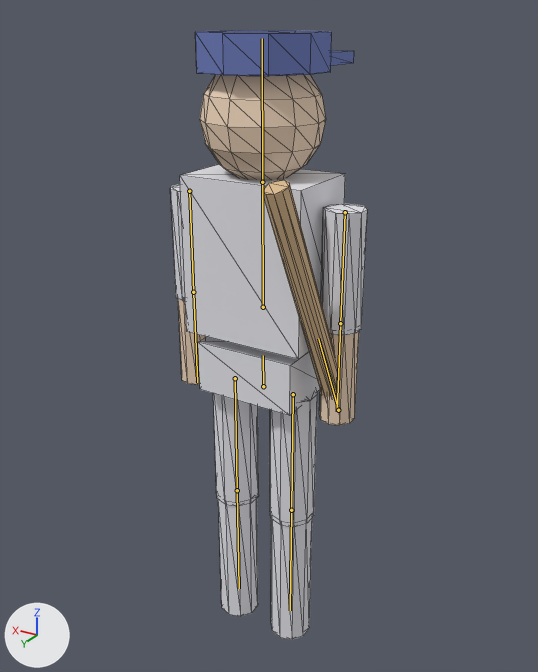
One commit to the glTF model src/game/models/player.glb: the scene before it, then after it.
Camera for both pictures: a 50 mm lens placed at (-1.02, 1.669, 1.901), pointed at (0.002, -0.035, 1.049). The lights are fixed; the arrows at lower left show +X, +Y and +Z. The picture after the commit comes second. Both versions are drawn at frame 1 of the action 'Idle'; the numbers are the values there. The bones that bend it are drawn over the model as lines. Mesh edges are drawn as thin lines.

In view in the first picture: 'PlayerBody'.
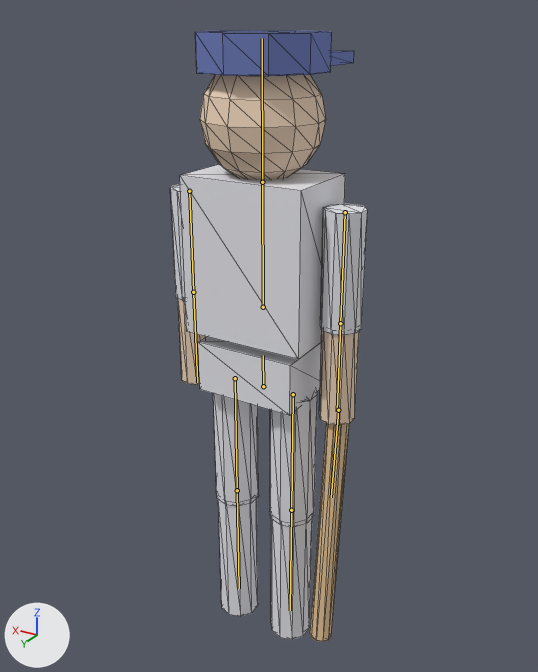
Boxes [x1, y1, x2, y2] around the edits, measured in the pictures (538 x 672 px):
'PlayerBody', posed: before [170, 30, 367, 640]; after [170, 30, 367, 642]
bone 'Bat', root to tip: before (338, 410) to (318, 338); after (338, 410) to (331, 497)

The edits, one by one:
Bone 'Bat' (bone_bat) turns from (0, 0, 0) to (-149, 0, 0) degrees about its own x, y and z.
